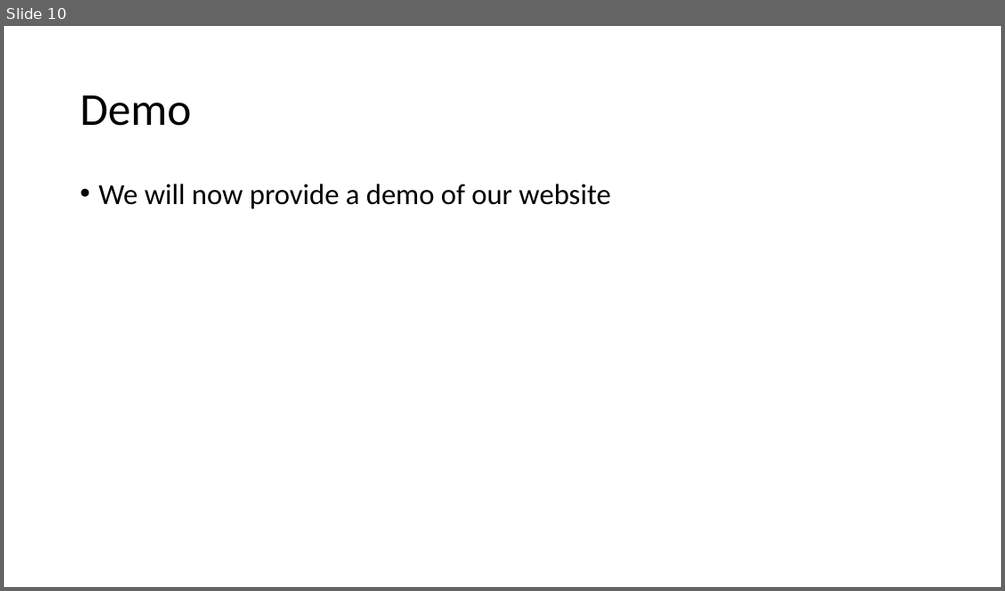
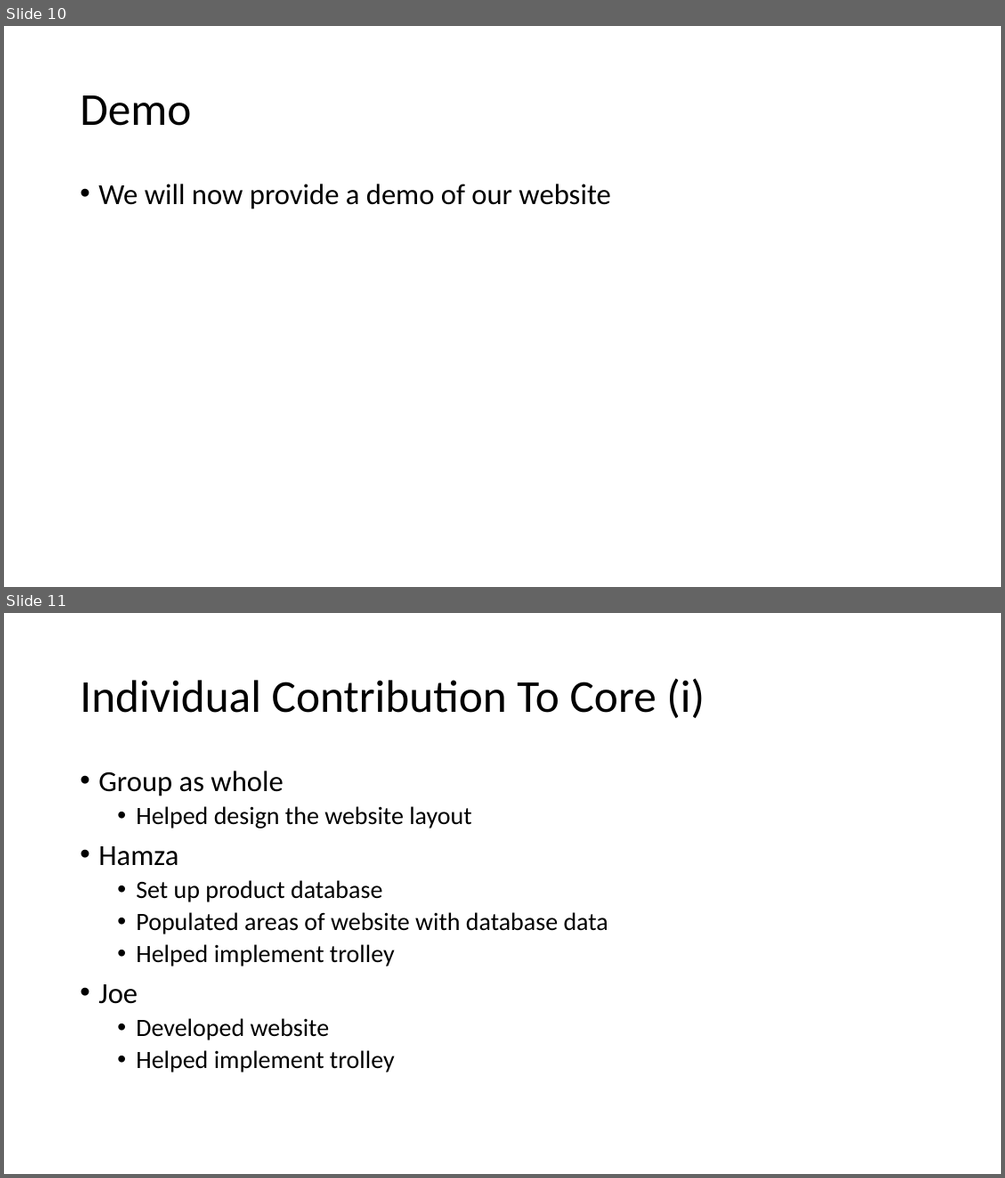
Before and after one commit to HamzaB93/UWL_Level5_Team_Project, a slide deck: Group_Docs/Team_Presentation_Group2.pptx. Shown one above the other, each under a label of ours: slide 10 before the commit, slides 10 and 11 after it. The pictures are 1005x591 and 1005x1178 pixels, drawn with LibreOffice and Linux fonts; fonts in the diff are those of the drawing. Boxes give left, top, right and bottom in pixels: in the first picture for what was removed or moved away, otherwise in the second. Text is boxed around its words. In the diff, an @@ line names an element or a change of style, - is before the commit and + after.

Commit message:
Adding presentation

```diff
--- a/Group_Docs/Team_Presentation_Group2.pptx
+++ b/Group_Docs/Team_Presentation_Group2.pptx
@@ slide 11 added at (4,613,1001,1174), background #FFFFFF @@
@@ title added at (80,678,704,718), 44 pt, text #000000 @@
+Individual Contribution To Core (i)
@@ text added at (98,771,608,1072), 24 pt, text #000000 @@
+• Group as whole
+  • Helped design the website layout
+• Hamza
+  • Set up product database
+  • Populated areas of website with database data
+  • Helped implement trolley
+• Joe
+  • Developed website
+  • Helped implement trolley
```
Also in this commit, not shown: 1 slide changed, 2 other slides added, 1 other file.
